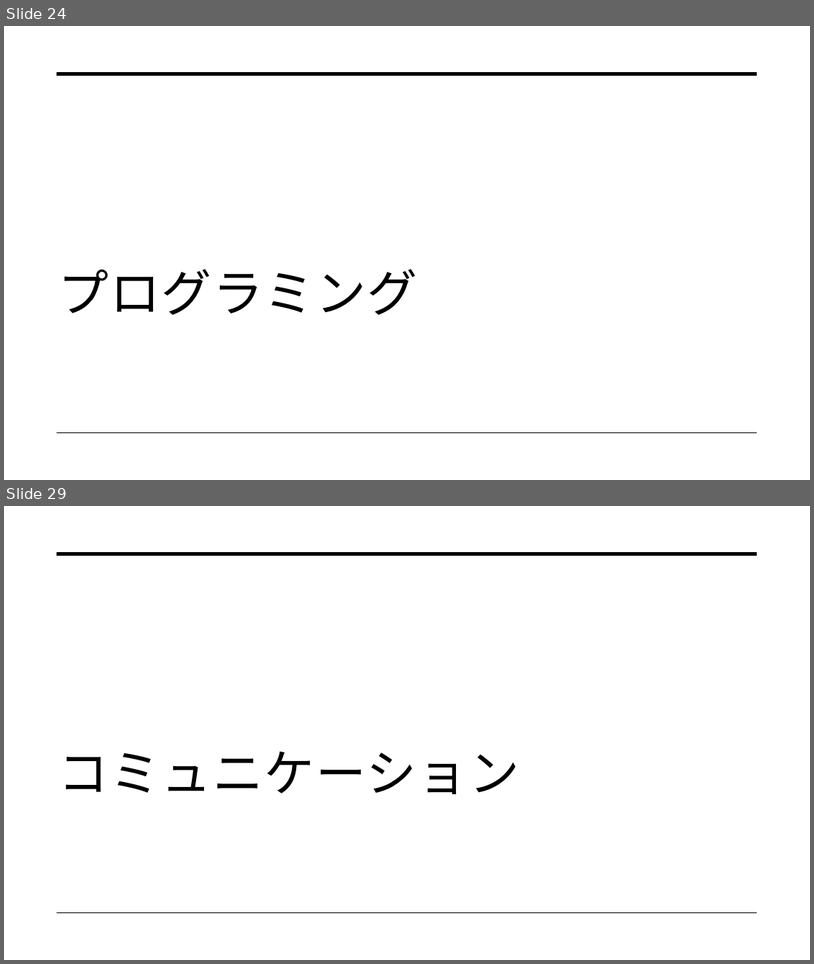
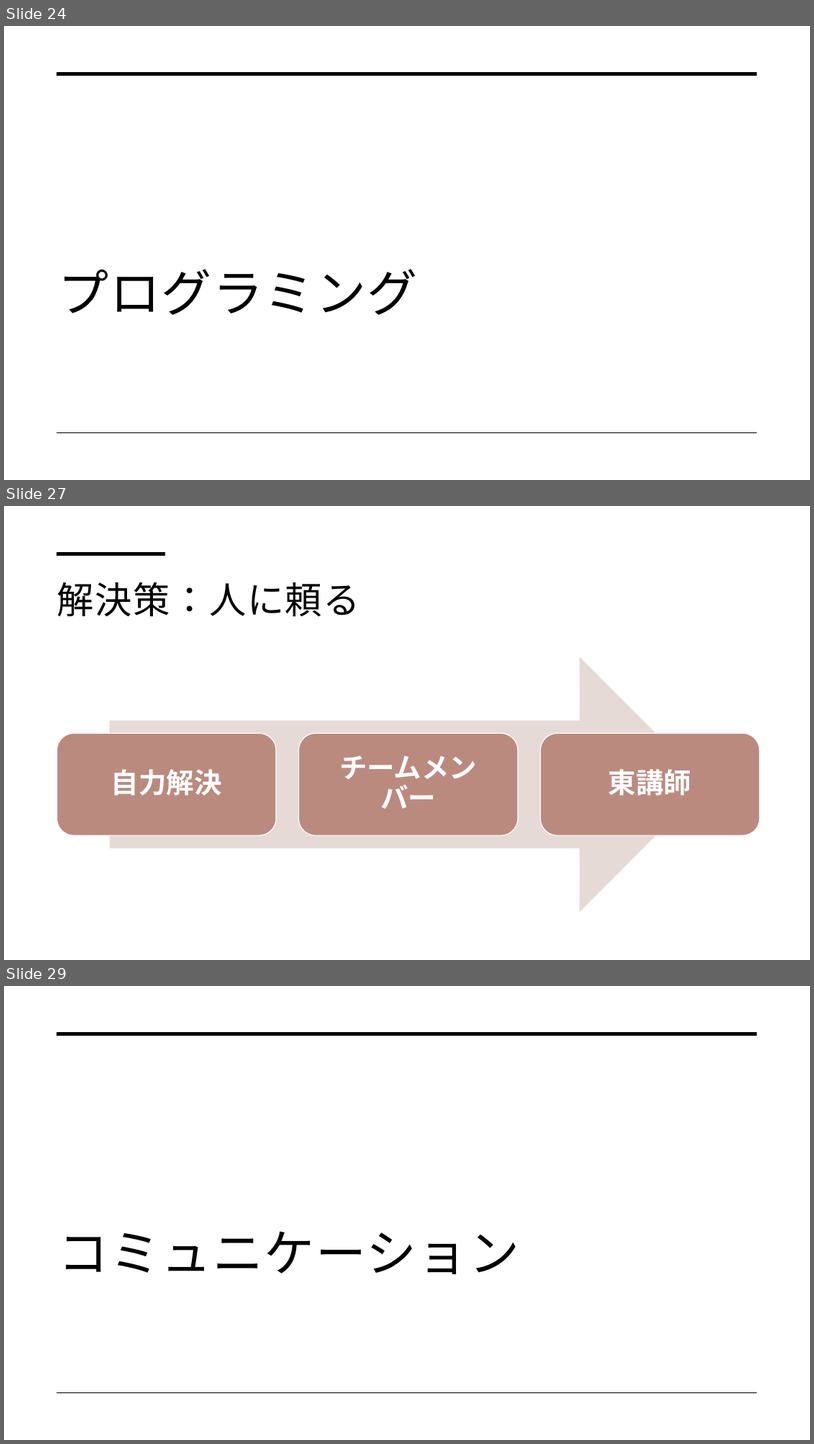
Before and after one commit to dojo2022/C-3, a slide deck: C-3_配布資料/0630_C3_発表資料.pptx. Shown one above the other, each under a label of ours: slides 24 and 29 before the commit, slides 24, 27 and 29 after it; the slides between them are not shown. The pictures are 814x964 and 814x1444 pixels, drawn with LibreOffice and Linux fonts; fonts in the diff are those of the drawing. Boxes give left, top, right and bottom in pixels: in the first picture for what was removed or moved away, otherwise in the second. Text is boxed around its words. In the diff, an @@ line names an element or a change of style, - is before the commit and + after.

```diff
--- a/C-3_配布資料/0630_C3_発表資料.pptx
+++ b/C-3_配布資料/0630_C3_発表資料.pptx
@@ slide 27 added at bbox=[4, 506, 810, 960], background #FFFFFF @@
@@ line added from (57, 554) to (165, 554), #000000 3.5 pt @@
@@ title added at bbox=[57, 582, 360, 616], 44 pt, text #000000 @@
+解決策：人に頼る
@@ group added at bbox=[57, 656, 760, 912]: 3 rounded rectangles, 3 texts, 1 right arrow @@
+自力解決
+チームメンバー
+東講師
```
Also in this commit, not shown: 2 slides changed, 7 other slides added, 2 slides removed.
